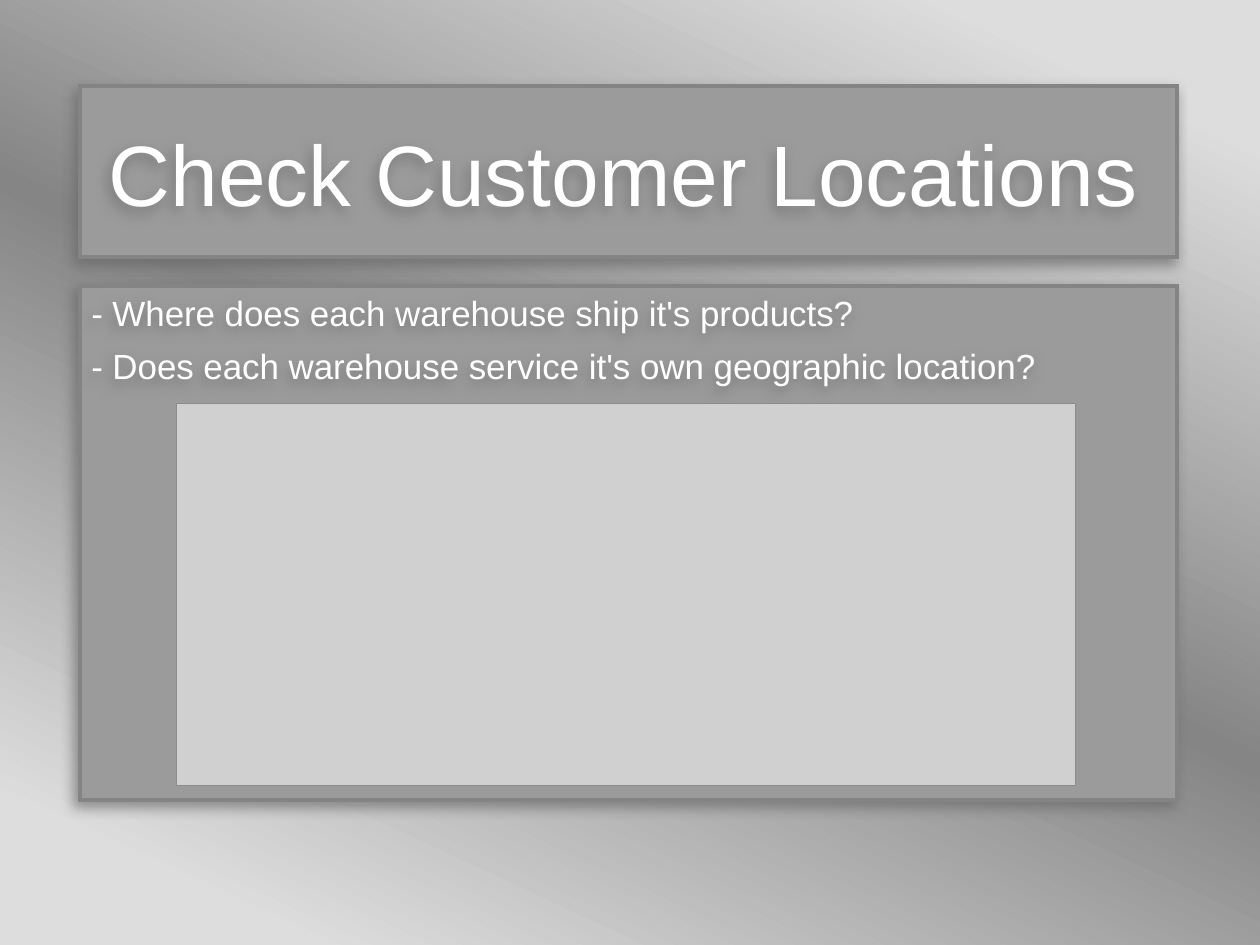
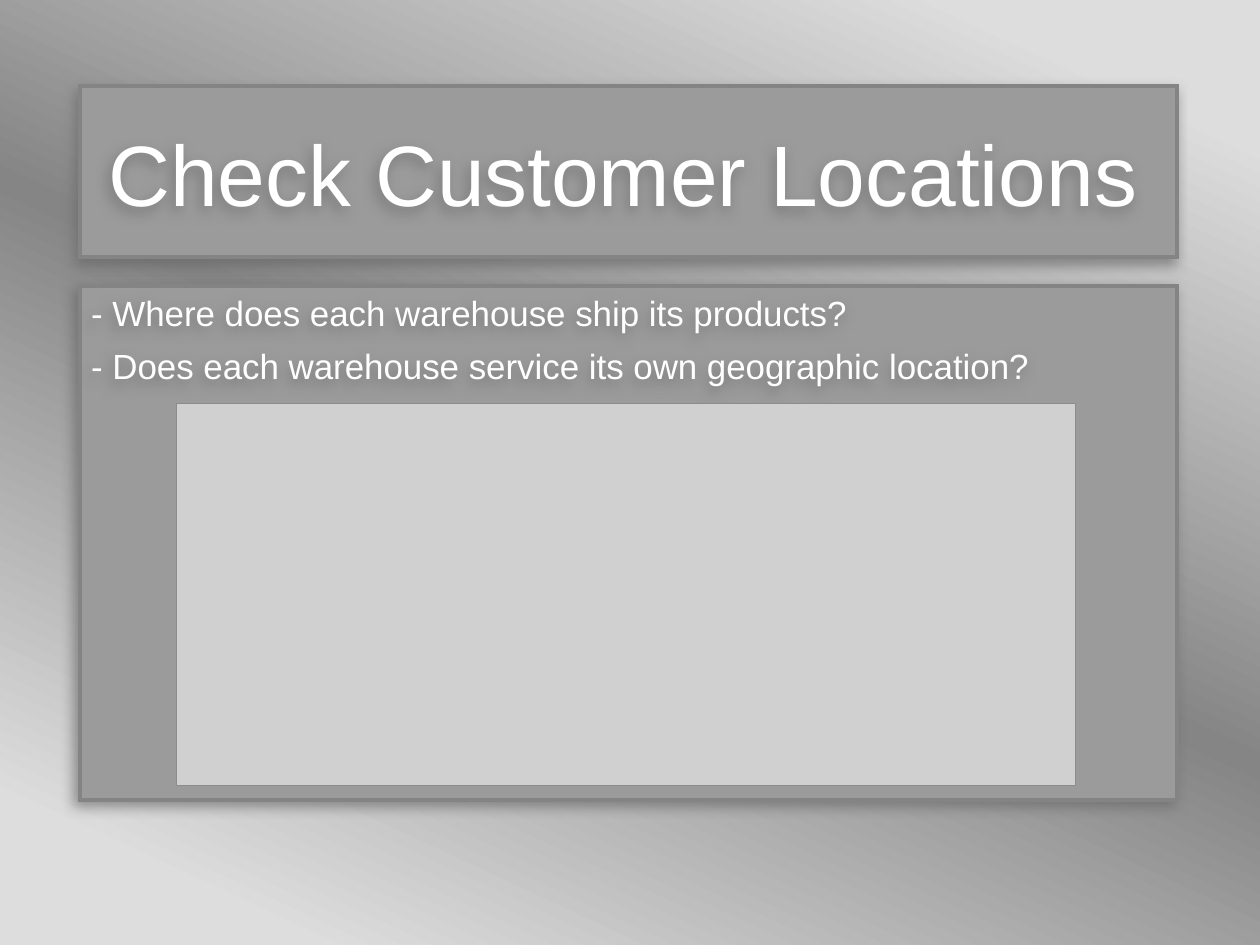
Before and after one commit to BCPMcustom/courseraSQL, a slide deck: slide 4 of Course#10/MintClassics.pptx. Drawn at 1260x945 pixels with LibreOffice and Linux fonts; fonts in the diff are those of the drawing; grey boxes stand for pictures; background and template pictures are left out. Boxes give left, top, right and bottom in pixels: in the first picture for what was removed or moved away, otherwise in the second. Text is boxed around its words. In the diff, an @@ line names an element or a change of style, - is before the commit and + after.

```diff
--- a/Course#10/MintClassics.pptx
+++ b/Course#10/MintClassics.pptx
@@ text at box(112, 301, 1029, 386): text changed @@
-- Where does each warehouse ship it's products?
-- Does each warehouse service it's own geographic location?
+- Where does each warehouse ship its products?
+- Does each warehouse service its own geographic location?
```
Also in this commit, not shown: 5 other slides changed, 1 slide removed, 1 other file.
